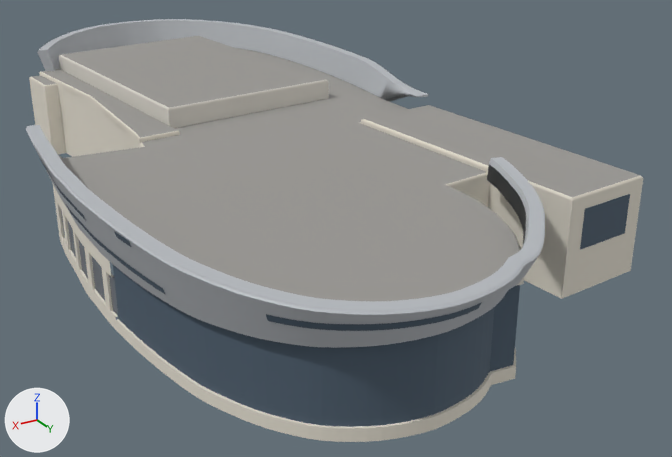
Before and after pictures for a commit that changed the glTF model landmarks/models/nascar-hall-of-fame.glb.
Camera for both pictures: a camera (50 mm lens) standing at (92.3, 189.9, 84.4) and looking at (-12.9, 14.5, -3.3). The axes (+X, +Y, +Z) are drawn at lower left. The lights are the same throughout. The older version comes first. Vertices at exactly the same position are counted once.

Objects in the first picture: 'NASCAR Hall of Fame'.
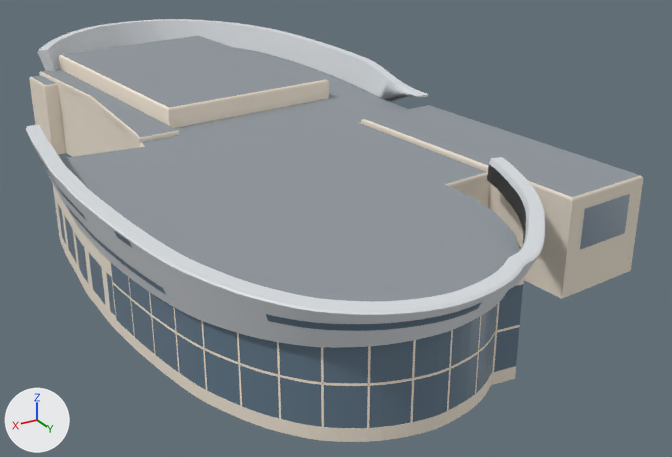
Pixel boxes [x1, y1, x2, y2] of what changed, in the pictures (672 x 457 px; the box of a moved part takes in the faces that stretch with it):
```json
{"object": "NASCAR Hall of Fame", "change": "recoloured, surface changed, reshaped", "before": [26, 19, 643, 442], "after": [26, 19, 643, 442], "on screen": "grey to white"}
{"part": 1, "of": "me_nascar_hall_of_fame", "change": "added", "after": [112, 282, 520, 386]}
{"part": 2, "of": "me_nascar_hall_of_fame", "change": "moved or reshaped", "before": [64, 215, 520, 429], "after": [63, 203, 524, 442]}
{"part": 3, "of": "me_nascar_hall_of_fame", "change": "recoloured", "before": [26, 19, 545, 348], "after": [26, 19, 545, 348], "on screen": "light grey to white"}
{"part": 4, "of": "me_nascar_hall_of_fame", "change": "recoloured", "before": [61, 210, 105, 301], "after": [61, 210, 105, 301]}
{"part": 5, "of": "me_nascar_hall_of_fame", "change": "edited", "before": [29, 71, 643, 442], "after": [29, 71, 643, 442], "on screen": "looks the same"}
{"part": 6, "of": "me_nascar_hall_of_fame", "change": "recoloured", "before": [59, 55, 521, 250], "after": [59, 55, 521, 250]}
{"part": 7, "of": "me_nascar_hall_of_fame", "change": "edited", "before": [31, 36, 640, 301], "after": [31, 36, 640, 301], "on screen": "looks the same"}
```

Edits to the scene script, one JSON object a line:
```json
{"op": "set", "path": "mat_window.base_color", "old": "(0.0759, 0.114, 0.157)", "new": "(0.128, 0.194, 0.259)", "note": "dark blue #4e5f6e -> blue #647a8b"}
{"op": "set", "path": "mat_window.roughness", "old": "0.85", "new": "0.35"}
{"op": "add", "block": "mat_nascar_steel", "code": ["mat_nascar_steel = principled_material('nascar-steel')", "mat_nascar_steel.base_color = (0.73, 0.759, 0.789)  # white #dee2e6"]}
{"op": "add", "block": "mat_nascar_steel_underside", "code": ["mat_nascar_steel_underside = principled_material('nascar-steel-underside')", "mat_nascar_steel_underside.base_color = (0.145, 0.164, 0.187)  # grey #6a7178", "mat_nascar_steel_underside.roughness = 0.6"]}
{"op": "add", "block": "mat_trim", "code": ["mat_trim = principled_material('trim')", "mat_trim.base_color = (1.0, 0.875, 0.73)  # pale yellow #fff0de", "mat_trim.roughness = 0.85"]}
{"op": "add", "block": "mat_nascar_roof", "code": ["mat_nascar_roof = principled_material('nascar-roof')", "mat_nascar_roof.base_color = (0.28, 0.311, 0.339)  # grey #90979d", "mat_nascar_roof.roughness = 0.85"]}
{"op": "add", "block": "mat_stone", "code": ["mat_stone = principled_material('stone')", "mat_stone.base_color = (0.867, 0.782, 0.659)  # pale yellow #efe5d4", "mat_stone.roughness = 0.85"]}
{"block": "me_nascar_hall_of_fame", "where": "# used by ob_nascar_hall_of_fame; location = (0.0, 0.0, 0.0)"}
{"op": "remove", "block": "me_nascar_hall_of_fame", "code": "me_nascar_hall_of_fame.from_pydata(...)  # 2155 vertices, 3763 faces; spans x -50.0..54.0, y -105.0..100.0, z 0.0..27.0"}
{"op": "add", "block": "me_nascar_hall_of_fame", "code": "me_nascar_hall_of_fame.from_pydata(...)  # 2277 vertices, 3883 faces; spans x -50.0..54.0, y -105.0..100.0, z 0.0..27.0"}
{"block": "me_nascar_hall_of_fame", "change": "me_nascar_hall_of_fame part 1: a new loose piece of 92 vertices spanning x -15.0..50.0, y 41.0..96.0, z 10.0, in mat_trim (pale yellow #fff0de)"}
{"block": "me_nascar_hall_of_fame", "change": "me_nascar_hall_of_fame part 2: 62 vertices removed from x -14.0..49.0, y 8.0..95.0, z 2.0..18.0; 92 vertices added at x -15.0..50.0, y 8.0..96.0, z 2.0..18.0"}
{"block": "me_nascar_hall_of_fame", "change": "me_nascar_hall_of_fame part 3: 1158 faces spanning x -45.0..54.0, y -105.0..100.0, z 14.0..27.0 switch from mat_stainless_ribbon (light grey #b9bdc2) to mat_nascar_steel (white #dee2e6)"}
{"block": "me_nascar_hall_of_fame", "change": "me_nascar_hall_of_fame part 4: 38 faces spanning x -40.0..50.0, y -101.0..36.0, z 3.0..11.0 switch from mat_ribbon_soffit (grey #6f767c) to mat_window (blue #647a8b)"}
{"block": "me_nascar_hall_of_fame", "change": "me_nascar_hall_of_fame part 5: 678 faces spanning x -50.0..50.0, y -102.0..96.0, z 0.0..21.0 switch from mat_limestone (white #e7e1d3) to mat_stone (pale yellow #efe5d4)"}
{"block": "me_nascar_hall_of_fame", "change": "me_nascar_hall_of_fame part 6: 139 faces spanning x -27.0..50.0, y -82.0..96.0, z 18.0..25.0 switch from mat_panels (light grey #dad6cd) to mat_trim (pale yellow #fff0de)"}
{"block": "me_nascar_hall_of_fame", "change": "me_nascar_hall_of_fame part 7: 163 faces spanning x -49.0..50.0, y -102.0..95.0, z 13.0..25.0 switch from mat_flat_roof (grey #9b9995) to mat_nascar_roof (grey #90979d)"}
{"block": "me_nascar_hall_of_fame", "change": "other edits to the shape of me_nascar_hall_of_fame do not show in these pictures"}
{"op": "add", "block": "me_nascar_hall_of_fame", "code": "me_nascar_hall_of_fame.materials.append(mat_nascar_steel_underside)  # grey #6a7178"}
```
